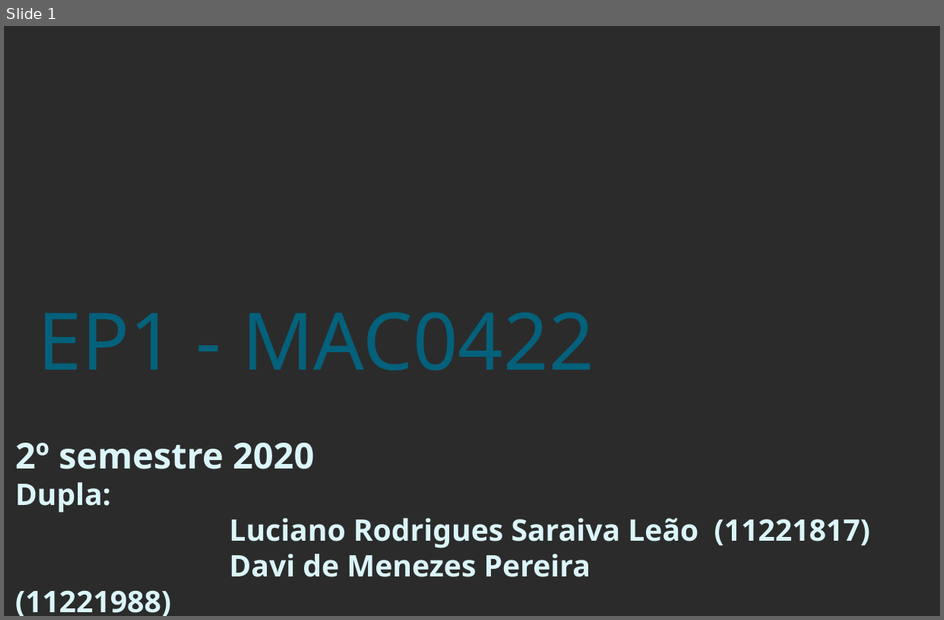
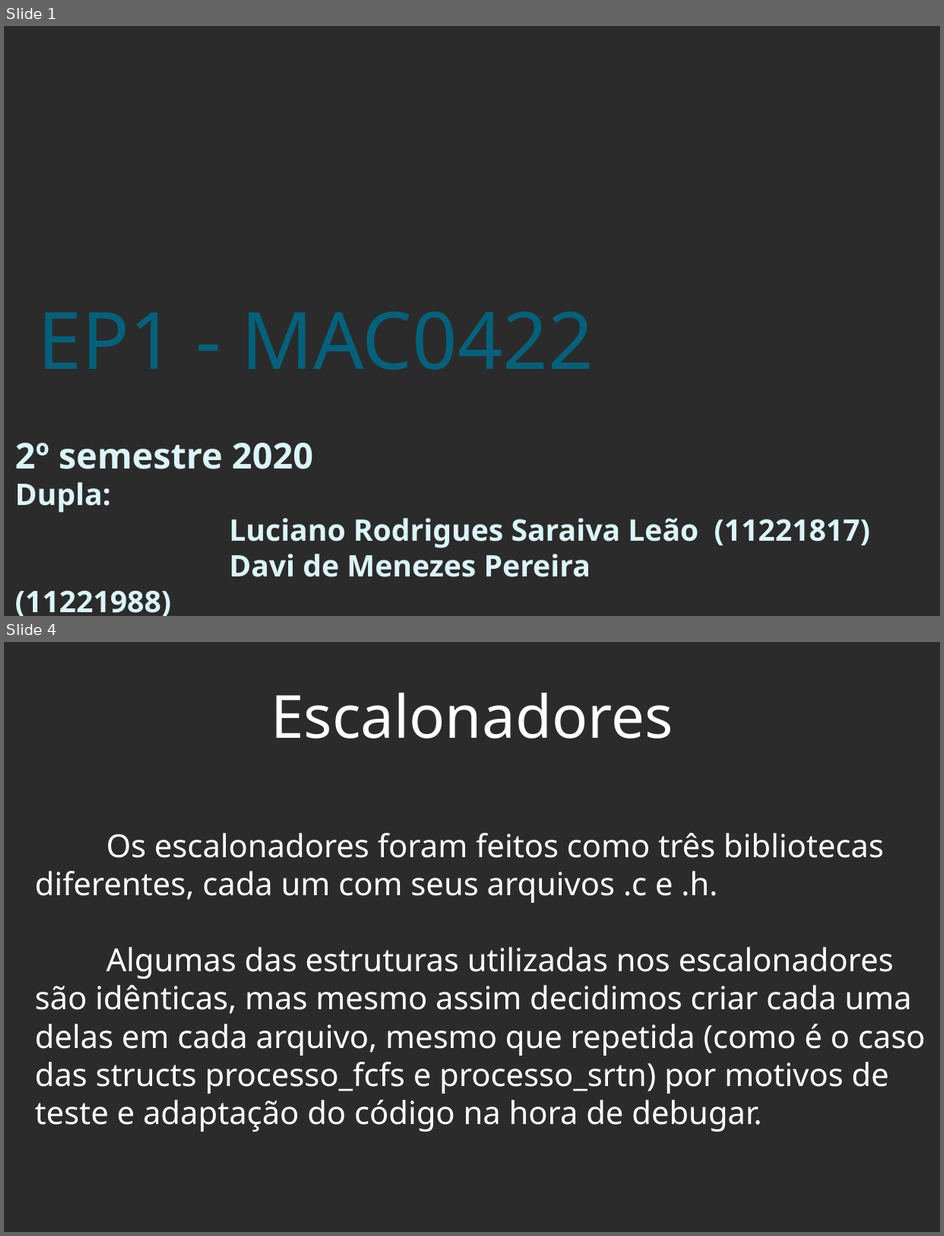
Before and after one commit to davimp/SistemasOperacionais, a slide deck: ep1/slides.odp. Shown one above the other, each under a label of ours: slide 1 before the commit, slides 1 and 4 after it; the slides between them are not shown. The pictures are 944x620 and 944x1236 pixels, drawn with LibreOffice and Linux fonts; fonts in the diff are those of the drawing; background and template pictures are left out; a plain dark background stands for a picture behind light text. Boxes give left, top, right and bottom in pixels: in the first picture for what was removed or moved away, otherwise in the second. Text is boxed around its words. In the diff, an @@ line names an element or a change of style, - is before the commit and + after.

```diff
--- a/ep1/slides.odp
+++ b/ep1/slides.odp
@@ slide 4 added at bbox=[4, 642, 940, 1232], background picture (left out) @@
@@ title added at bbox=[271, 692, 673, 739], 59.9 pt, text #FFFFFF @@
+Escalonadores
@@ text added at bbox=[35, 833, 926, 1131], 32 pt, text #FFFFFF @@
+Os escalonadores foram feitos como três bibliotecas diferentes, cada um com seus arquivos .c e .h.
+Algumas das estruturas utilizadas nos escalonadores são idênticas, mas mesmo assim decidimos criar cada uma delas em cada arquivo, mesmo que repetida (como é o caso das structs processo_fcfs e processo_srtn) por motivos de teste e adaptação do código na hora de debugar.
@@ slide 1 changed as well @@
@@ subtitle at bbox=[15, 442, 313, 469]: size 36 to 35.9 pt in "2º semestre 2020" @@
```
Also in this commit, not shown: 10 other slides added, 2 slides removed, 1 other file.
